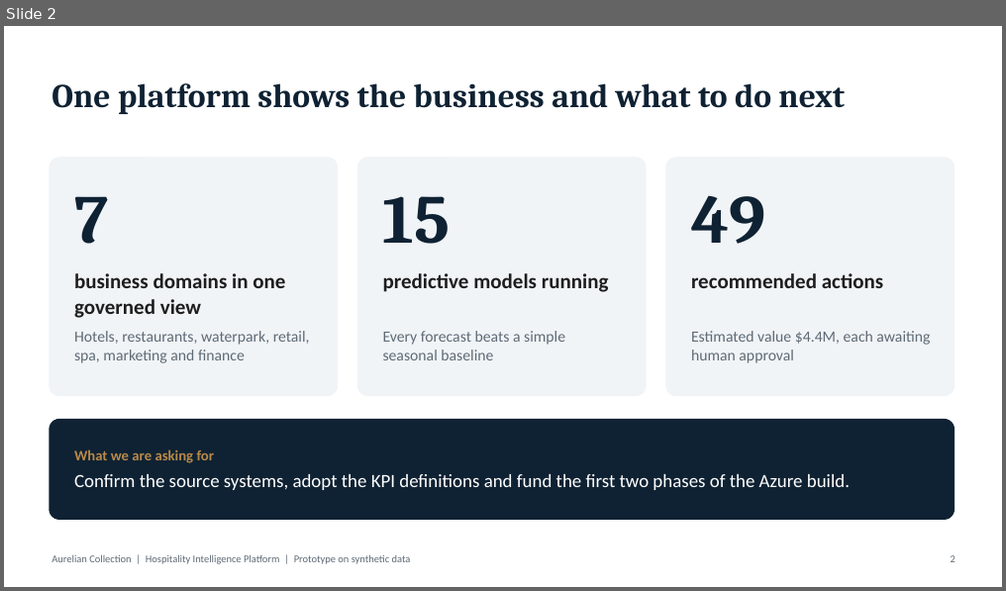
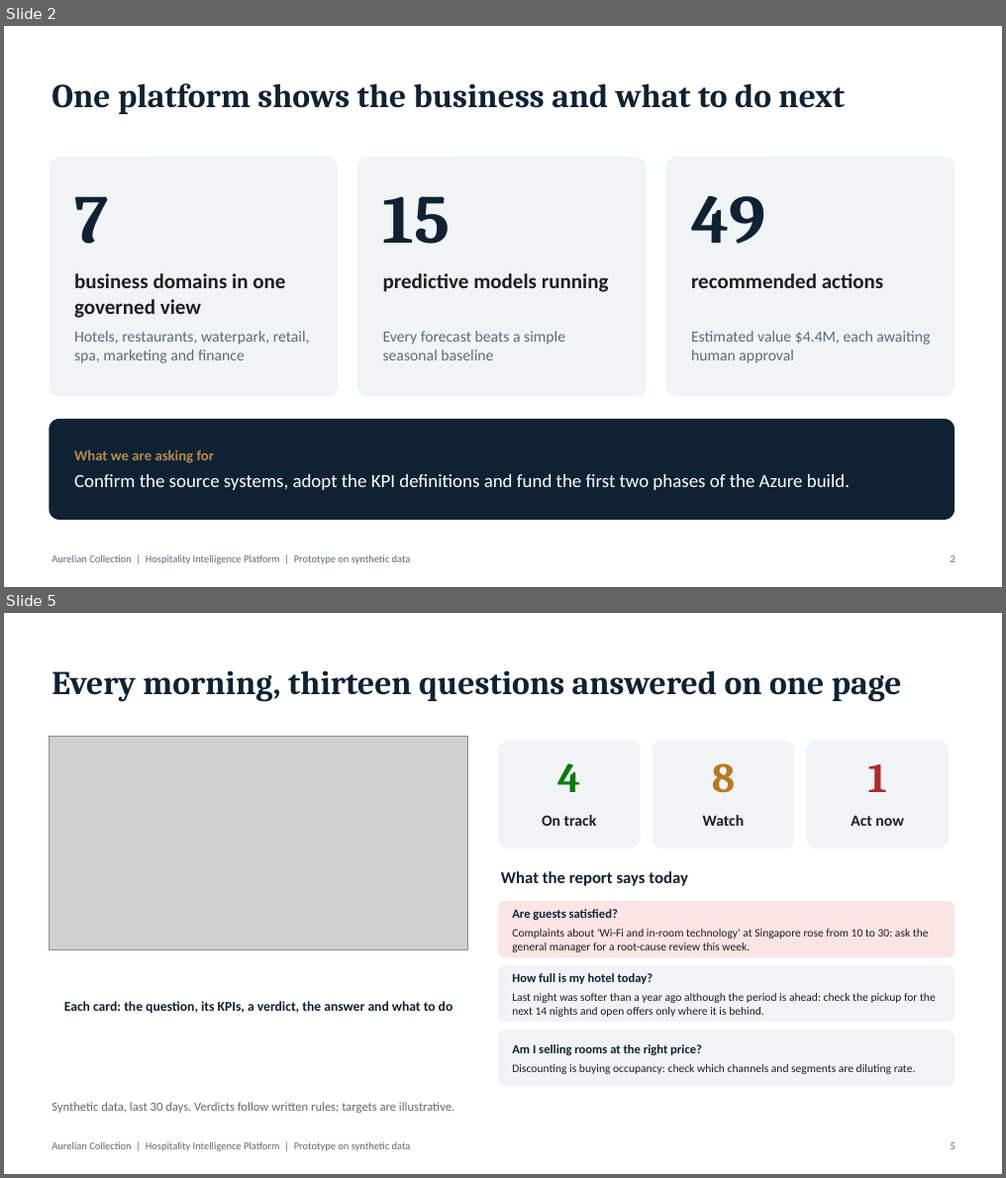
Before and after one commit to nestrenny/hotelchain, a slide deck: docs/Leadership Briefing.pptx. Shown one above the other, each under a label of ours: slide 2 before the commit, slides 2 and 5 after it; the slides between them are not shown. The pictures are 1006x591 and 1006x1178 pixels, drawn with LibreOffice and Linux fonts; fonts in the diff are those of the drawing; grey boxes stand for pictures. Boxes give left, top, right and bottom in pixels: in the first picture for what was removed or moved away, otherwise in the second. Text is boxed around its words. In the diff, an @@ line names an element or a change of style, - is before the commit and + after.

```diff
--- a/docs/Leadership Briefing.pptx
+++ b/docs/Leadership Briefing.pptx
@@ slide 5 added at (4,613,1002,1174), background #FFFFFF @@
@@ title added at (52,670,902,702), 32 pt, text #0F2233, bold @@
+Every morning, thirteen questions answered on one page
@@ picture added at (49,737,468,951) @@
@@ rounded rectangle added at (498,741,641,849), fill #F1F4F7 @@
@@ rounded rectangle added at (652,741,795,849), fill #F1F4F7 @@
@@ rounded rectangle added at (807,741,948,849), fill #F1F4F7 @@
@@ text added at (557,763,580,792), 40 pt, text #0A7A0A, bold @@
+4
@@ text added at (712,763,735,793), 40 pt, text #B7791F, bold @@
+8
@@ text added at (868,764,887,792), 40 pt, text #B02A2A, bold @@
+1
@@ text added at (542,815,597,826), 15 pt, text #1E1E1E, bold @@
+On track
@@ text added at (703,815,745,826), 15 pt, text #1E1E1E, bold @@
+Watch
@@ text added at (850,815,904,826), 15 pt, text #1E1E1E, bold @@
+Act now
@@ text added at (501,871,688,886), 16 pt, text #0F2233, bold @@
+What the report says today
@@ rounded rectangle added at (498,901,954,959), fill #FBE4E4 @@
@@ text added at (512,909,929,953), 11 pt, text #1E1E1E @@
+Are guests satisfied?
+Complaints about 'Wi-Fi and in-room technology' at Singapore rose from 10 to 30: ask the general manager for a root-cause review this week.
@@ rounded rectangle added at (498,965,954,1023), fill #F1F4F7 @@
@@ text added at (512,973,936,1017), 11 pt, text #1E1E1E @@
+How full is my hotel today?
+Last night was softer than a year ago although the period is ahead: check the pickup for the next 14 nights and open offers only where it is behind.
@@ text added at (64,1001,453,1013), 13 pt, text #0F2233, bold @@
+Each card: the question, its KPIs, a verdict, the answer and what to do
@@ rounded rectangle added at (498,1030,954,1087), fill #F1F4F7 @@
@@ text added at (512,1045,916,1074), 11 pt, text #1E1E1E @@
+Am I selling rooms at the right price?
+Discounting is buying occupancy: check which channels and segments are diluting rate.
@@ text added at (52,1102,454,1113), 12 pt, text #5F6B76 @@
+Synthetic data, last 30 days. Verdicts follow written rules; targets are illustrative.
@@ text added at (52,1142,411,1152), 10 pt, text #5F6B76 @@
+Aurelian Collection | Hospitality Intelligence Platform | Prototype on synthetic data
@@ text added at (950,1143,955,1150), 10 pt, text #5F6B76 @@
+5
```
Also in this commit, not shown: 13 slides changed, 11 other files.
